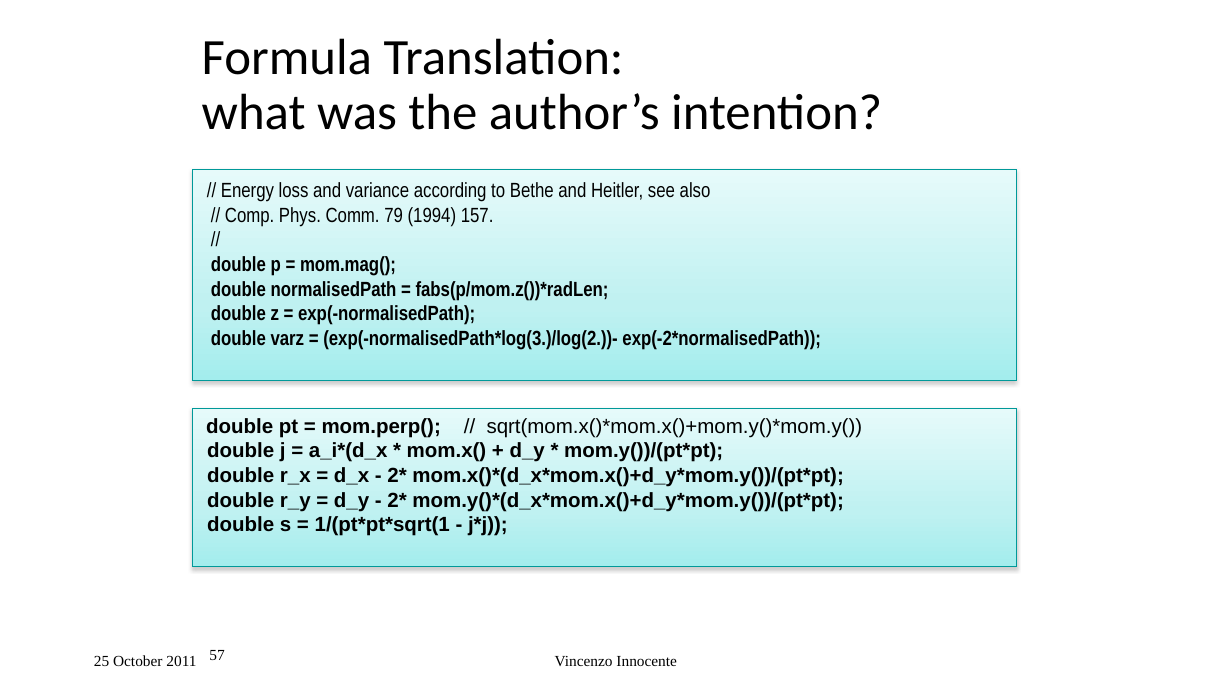
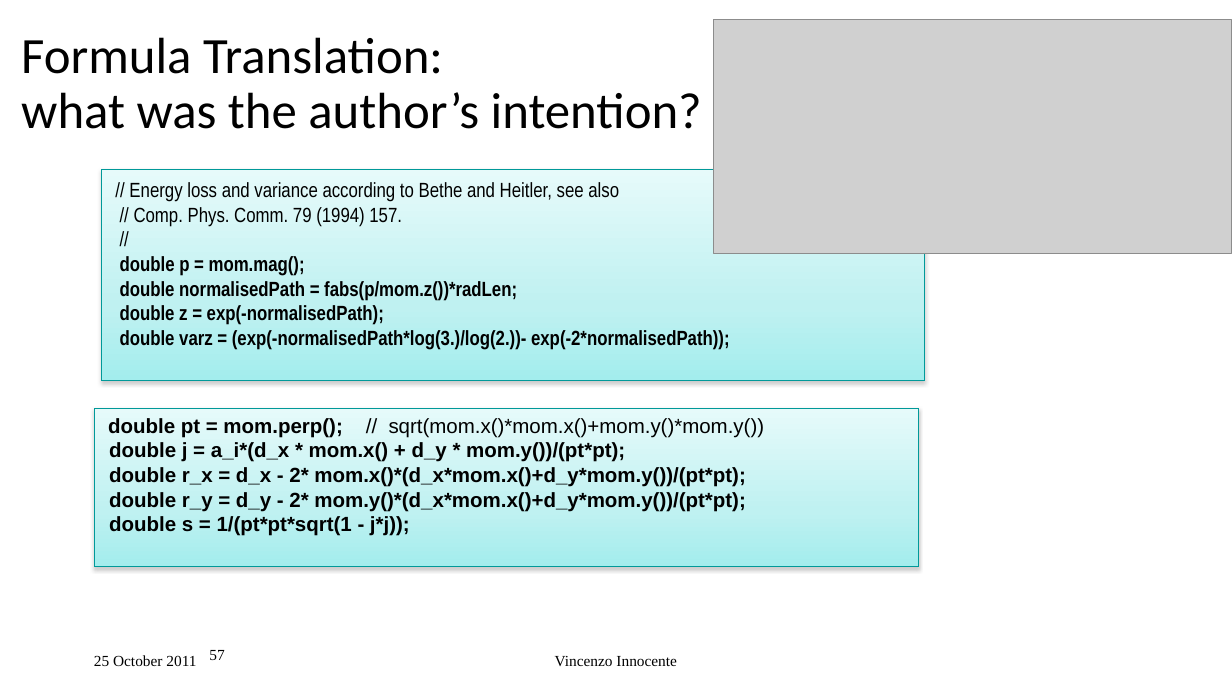
Before and after one commit to VinInn/FPCourse, a slide deck: slide 57 of Slides/FPforScientist.pptx. Drawn at 1232x693 pixels with LibreOffice and Linux fonts; fonts in the diff are those of the drawing; grey boxes stand for pictures. Boxes give left, top, right and bottom in pixels: in the first picture for what was removed or moved away, otherwise in the second. Text is boxed around its words. In the diff, an @@ line names an element or a change of style, - is before the commit and + after.

```diff
--- a/Slides/FPforScientist.pptx
+++ b/Slides/FPforScientist.pptx
@@ title "Formula Translation: what was the ...": place and size @@
-title "Formula Translation: what was the ..." at (202, 38, 882, 130)
+title "Formula Translation: what was the ..." at (21, 37, 702, 129)
@@ picture added at (714, 19, 1232, 253) @@
@@ rectangle "// Energy loss and variance ...": place and size @@
-rectangle "// Energy loss and variance ..." at (192, 169, 1017, 381)
+rectangle "// Energy loss and variance ..." at (101, 169, 925, 381)
@@ rectangle "double pt = mom.perp(); // ...": place and size @@
-rectangle "double pt = mom.perp(); // ..." at (192, 409, 1017, 567)
+rectangle "double pt = mom.perp(); // ..." at (94, 409, 919, 567)
```
Also in this commit, not shown: 7 other slides changed, 3 slides added.
